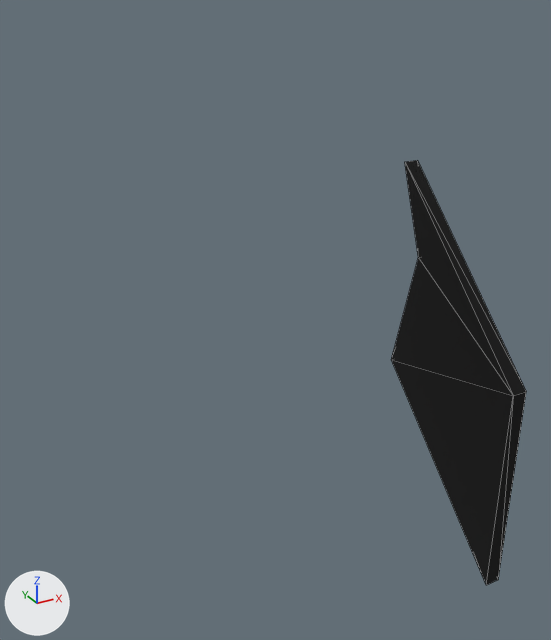
Renders of the glTF model godot/assets/props/modelle/dach_ecke_r_kaputt.glb from each side of a commit.
Before and after are seen from a camera (50 mm lens) standing at (-0.24, -1.158, 0.38) and looking at (0.262, -0.245, -0.076). Lighting does not change. The marker at lower left points along +X, +Y and +Z. The first picture is the older version. Mesh edges are drawn as thin lines. Vertices at exactly the same position are counted once.

The first picture shows 'dach_ecke_r_kaputt'.
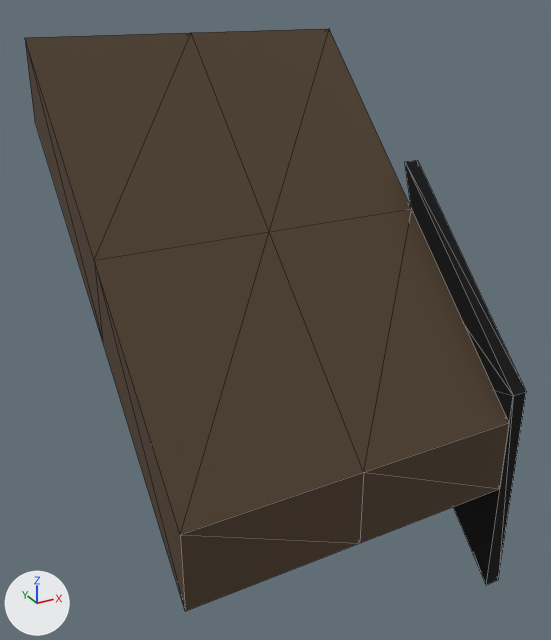
Patch to the scene script:
```diff
--- a/godot/assets/props/modelle/dach_ecke_r_kaputt.glb.py
+++ b/godot/assets/props/modelle/dach_ecke_r_kaputt.glb.py
@@ mat_schindeln @@
+mat_schindeln = principled_material('schindeln')
+mat_schindeln.base_color = (0.0815, 0.0516, 0.029)  # brown #514030
+mat_schindeln.roughness = 1.0
@@ me_dach_ecke_r_kaputt @@
 # used by ob_dach_ecke_r_kaputt; location = (0.0, 0.0, 0.0)
-me_dach_ecke_r_kaputt.from_pydata(...)  # 10 vertices, 16 faces; spans x 0.5..0.525, y -0.5..-0.225, z -0.483..0.131
+me_dach_ecke_r_kaputt.from_pydata(...)  # 28 vertices, 48 faces; spans x 0.0..0.525, y -0.5..0.0, z -0.483..0.313
+# me_dach_ecke_r_kaputt part 1: a new loose piece of 18 vertices spanning x 0.0..0.5, y -0.5..0.0, z -0.3..0.313, in mat_schindeln (brown #514030)
 me_dach_ecke_r_kaputt.materials.append(mat_holz_verkohlt)
+me_dach_ecke_r_kaputt.materials.append(mat_schindeln)  # brown #514030
```

Boxes (x1, y1, x2, y2) around the edits, measured in the pictures (551 x 640 px):
'dach_ecke_r_kaputt', reshaped (269% wider, 37% taller)
    before: (391, 160, 526, 585)
    after: (25, 29, 526, 611)
part 1 of me_dach_ecke_r_kaputt, added (brown)
    after: (25, 29, 509, 611)
